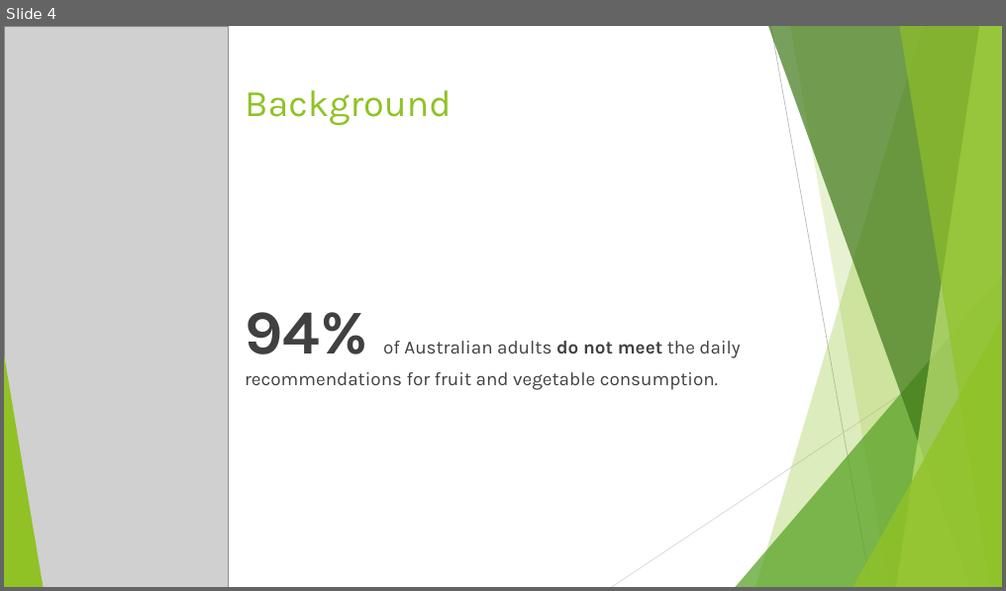
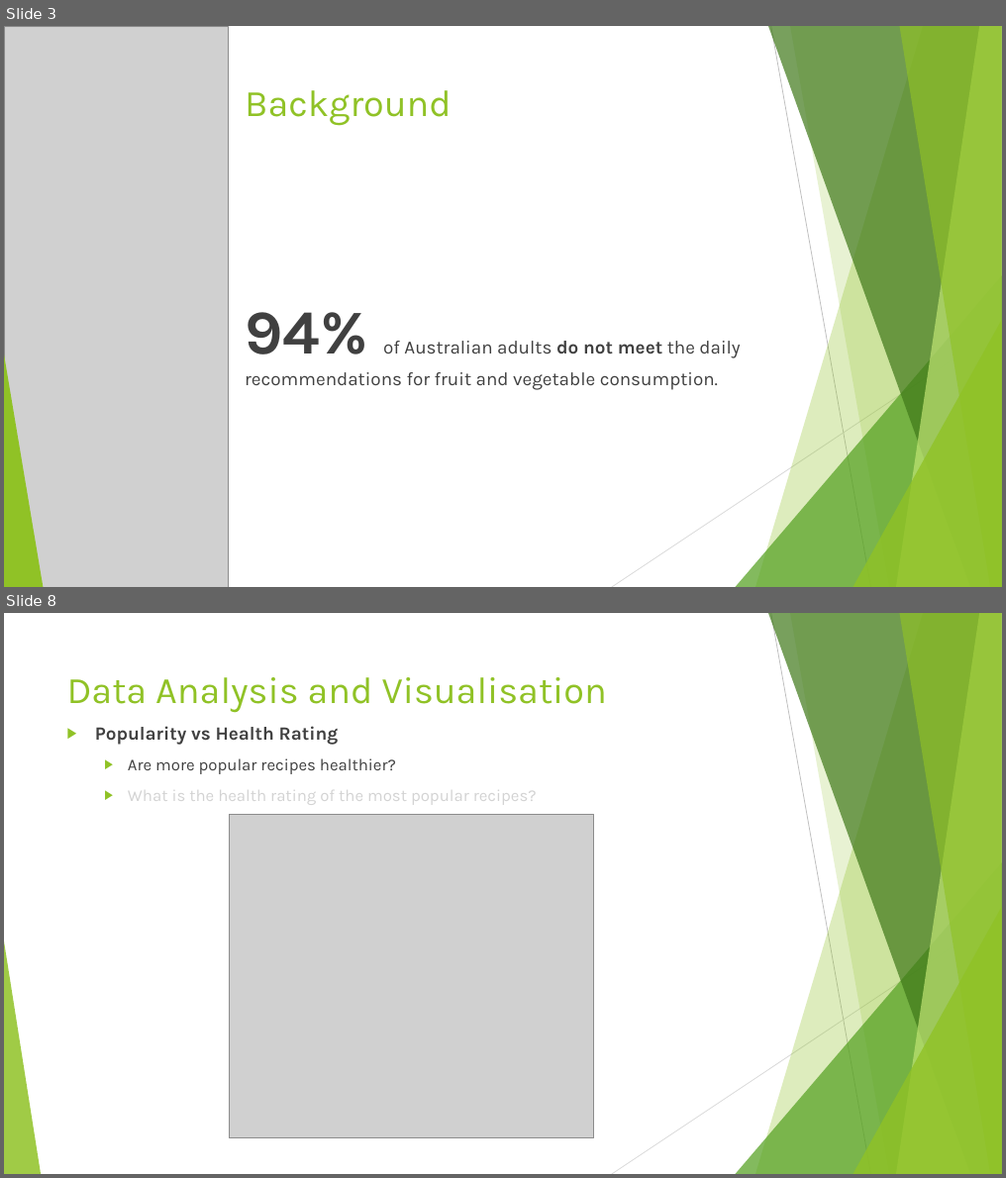
Before and after one commit to alyssahondrade/Project1, a slide deck: Slide Deck.pptx. Shown one above the other, each under a label of ours: slide 4 before the commit, slides 3 and 8 after it; the slides between them are not shown. The pictures are 1006x591 and 1006x1178 pixels, drawn with LibreOffice and Linux fonts; fonts in the diff are those of the drawing; grey boxes stand for pictures. Boxes give left, top, right and bottom in pixels: in the first picture for what was removed or moved away, otherwise in the second. Text is boxed around its words. In the diff, an @@ line names an element or a change of style, - is before the commit and + after.

```diff
--- a/Slide Deck.pptx
+++ b/Slide Deck.pptx
@@ slide 8 added at bbox=[4, 613, 1002, 1174], background #FFFFFF; not listed: 10 template elements that a slide beside it also shows @@
@@ title added at bbox=[67, 677, 607, 713], 36 pt, text #90C226 @@
+Data Analysis and Visualisation
@@ text added at bbox=[95, 726, 537, 805], 16 pt, text #404040 @@
+▶ Popularity vs Health Rating
+  ▶ Are more popular recipes healthier?
+  ▶ What is the health rating of the most popular recipes?
@@ picture added at bbox=[229, 814, 594, 1139] @@
@@ what was slide 4 is now slide 3 @@
```
Also in this commit, not shown: 6 slides changed, 6 other slides added, 1 slide removed, 5 other files.
